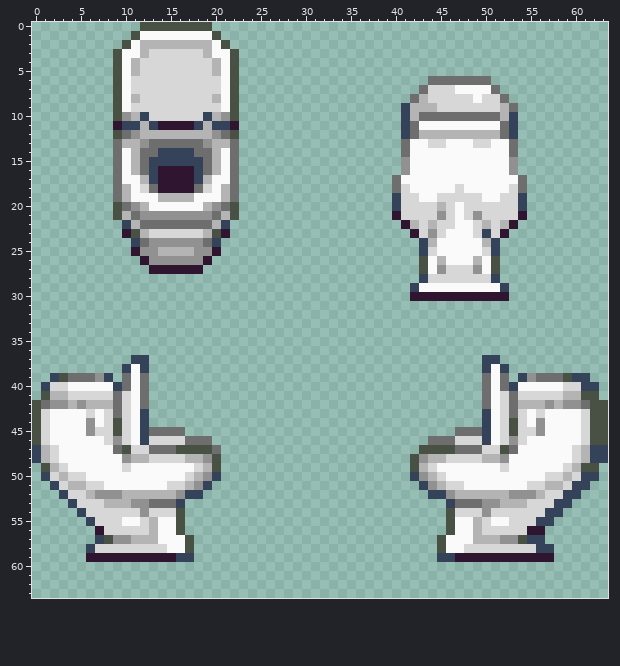
Edited in one commit: pixel-art sprite (Resources/Textures/Structures/Furniture/toilet.rsi/closed_toilet_seat_up.png). That is the earlier state.
The file is 64x64 pixels.
After the commit:
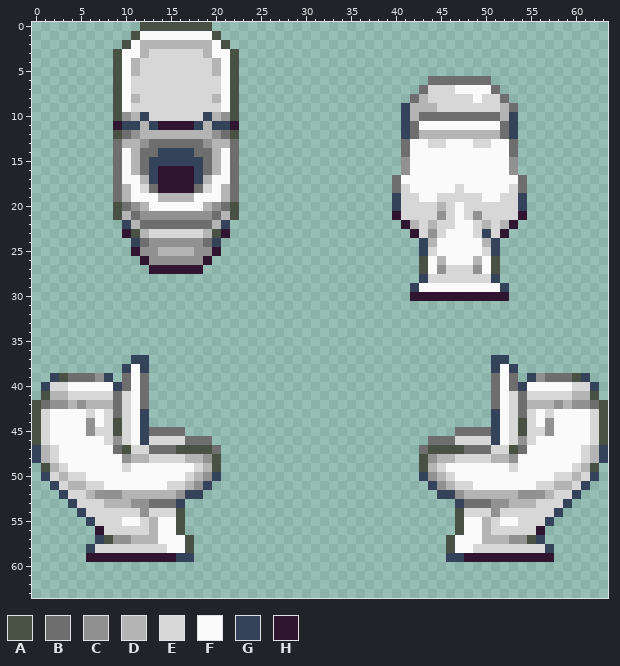
Palette (. is transparent): A #495044  B #6e6e6e  C #919191  D #b4b4b4  E #d7d7d7  F #fafafa  G #34425a  H #301530
Commit: Removed a weird offset in closed_toilet_seat_up.png (#11711)
Change:
Changed rows in their new state; - is an unchanged pixel.
first column x 42:
37 --------.-G----------
38 --------.GFG---------
39 --------.BFB.GC--BA--
40 --------.BFBG----F-E-
41 --------.BFEB----E-D-
42 --------.BFEB--DCD-CB
43 --------.GFEBEFE---FE
44 --------.GFEAEFC---FE
45 --------BGFEA-EC---FE
46 --------EGFECE-----FE
47 -B---A--B-EAB-----FED
48 .AC-D---E-DC------FED
49 .ADE------FE-----FED-
50 .GCDE----------F-EDE-
51 -.GCD-E------F-E-DE--
52 --.-GC-----D--CD-E---
53 ----.G--B-C--D--E----
54 ----.A--EC-----E-----
55 ----.A-FDE-F--E------
56 ----.A-FD----E-------
57 ---.A--F--D-CA-------
58 ---.A-F-------E------
59 ---.-G---------------
